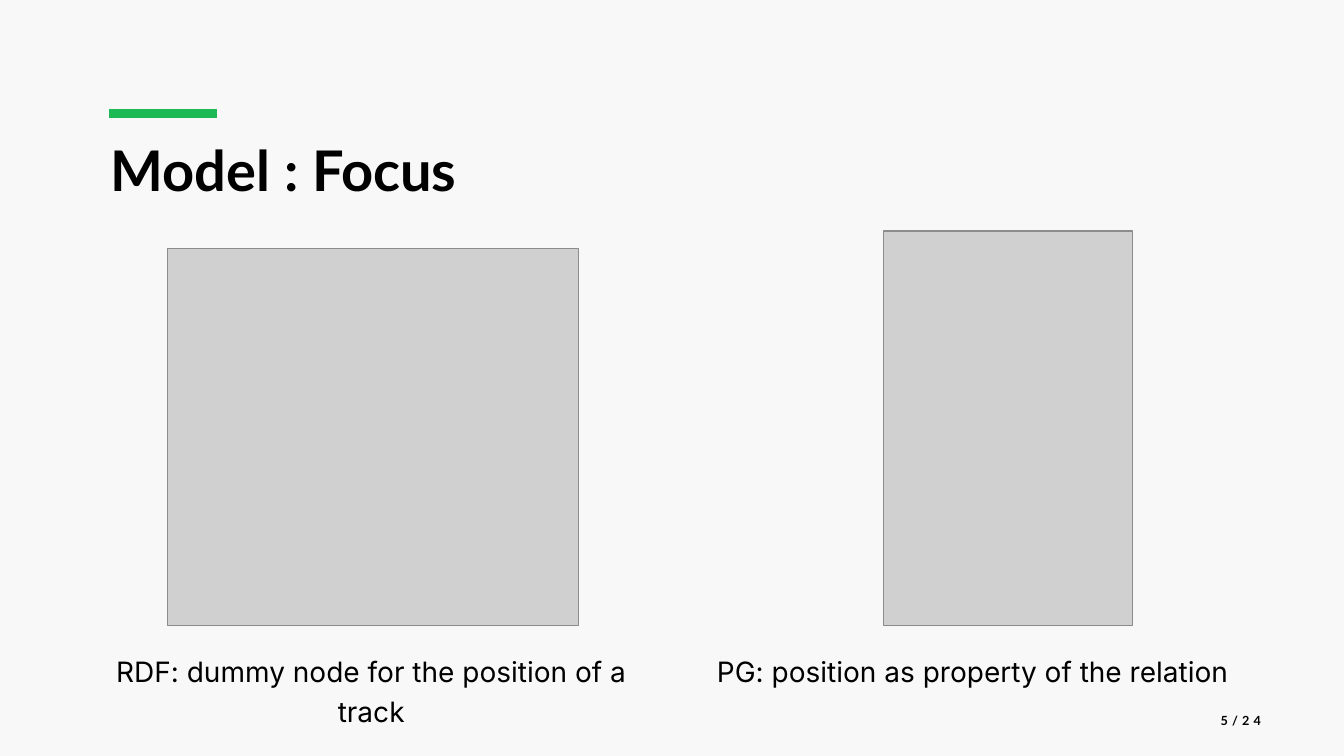
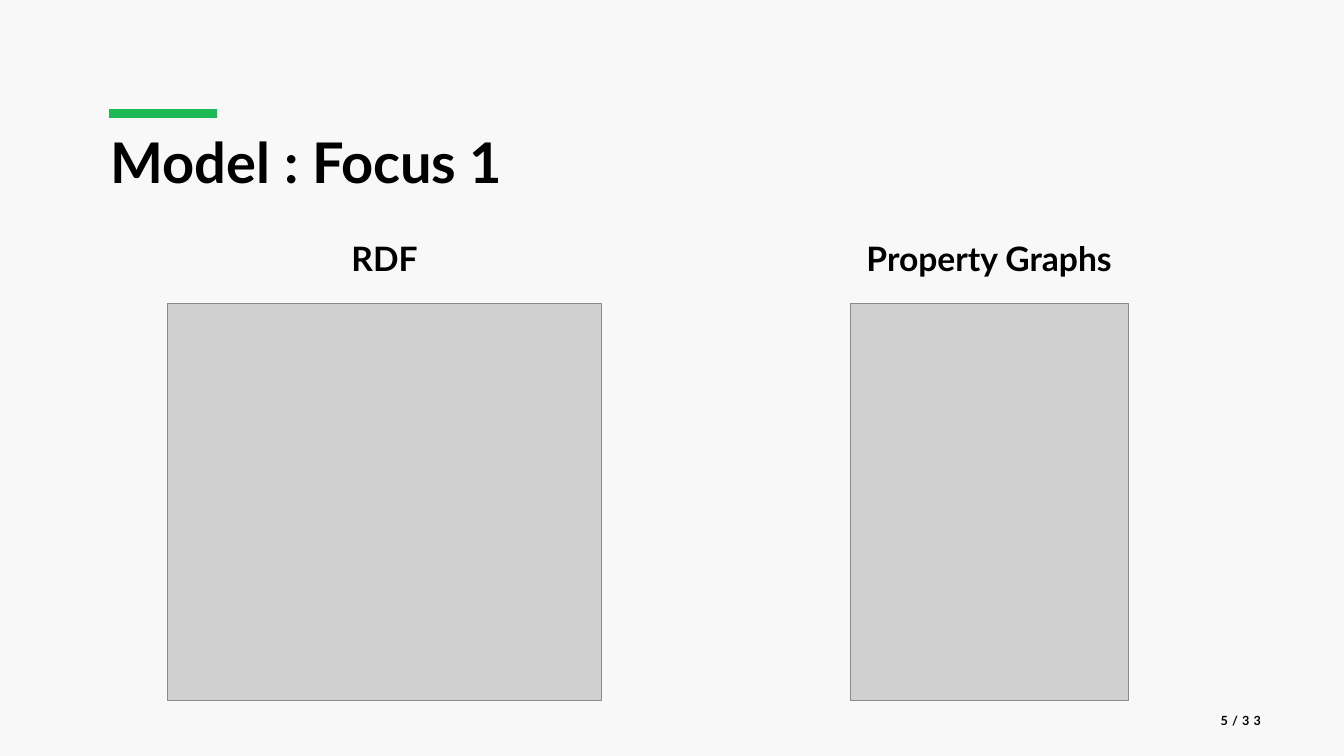
Before and after one commit to luca-martinelli-09/spotify-pg, a slide deck: slide 5 of slides/Spotify_Presentation.pptx. Drawn at 1344x756 pixels with LibreOffice and Linux fonts; fonts in the diff are those of the drawing; grey boxes stand for pictures. Boxes give left, top, right and bottom in pixels: in the first picture for what was removed or moved away, otherwise in the second. Text is boxed around its words. In the diff, an @@ line names an element or a change of style, - is before the commit and + after.

```diff
--- a/slides/Spotify_Presentation.pptx
+++ b/slides/Spotify_Presentation.pptx
@@ title at [111, 141, 502, 184]: text changed @@
-Model : Focus
+Model : Focus 1
@@ text "RDF" at [351, 246, 417, 271]: vertical alignment top to middle @@
@@ text at [351, 246, 417, 271]: text changed; size 20 to 24 pt; font Inter to Lato; bold on @@
-RDF: dummy node for the position of a track
+RDF
@@ text added at [866, 246, 1111, 277], 24 pt, text #000000, bold @@
+Property Graphs
@@ picture: place and size @@
-picture at [167, 249, 579, 625]
+picture at [167, 303, 601, 701]
@@ picture: place and size @@
-picture at [884, 231, 1133, 625]
+picture at [850, 303, 1128, 701]
@@ text removed at [717, 660, 1228, 688] @@
-PG: position as property of the relation
@@ page number at [1221, 715, 1261, 726]: text changed @@
-5/24
+5/33
```
Also in this commit, not shown: 19 other slides changed, 4 slides added, 1 slide removed, 23 other files.
